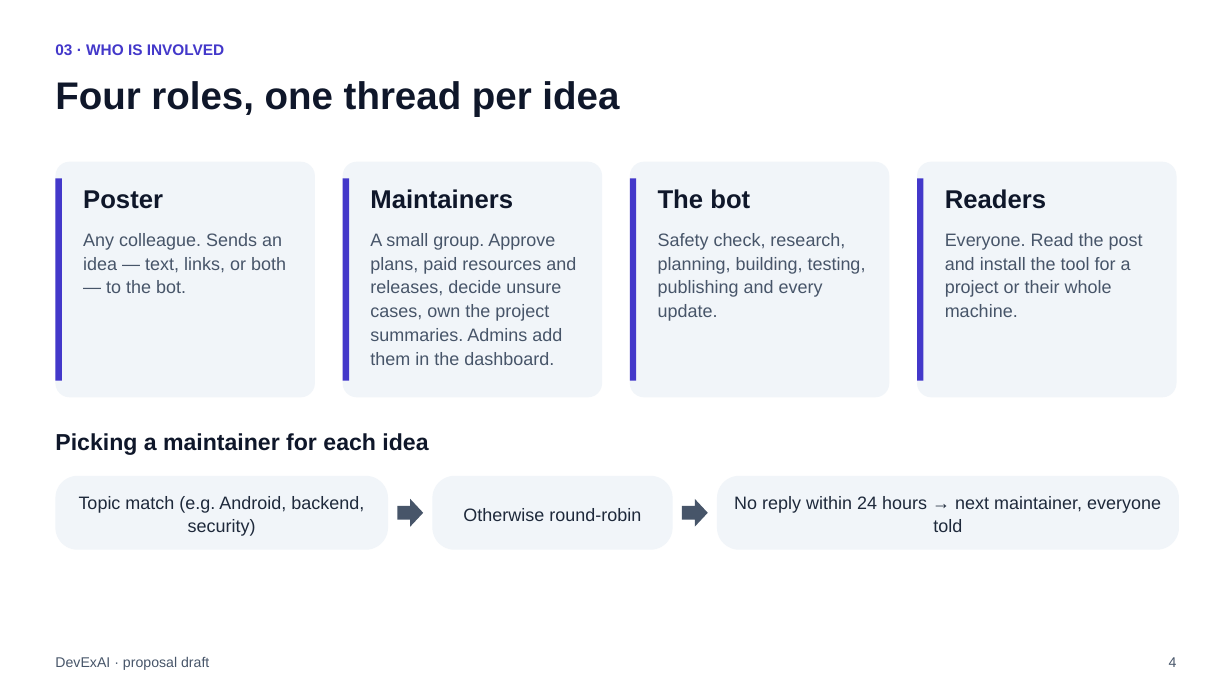
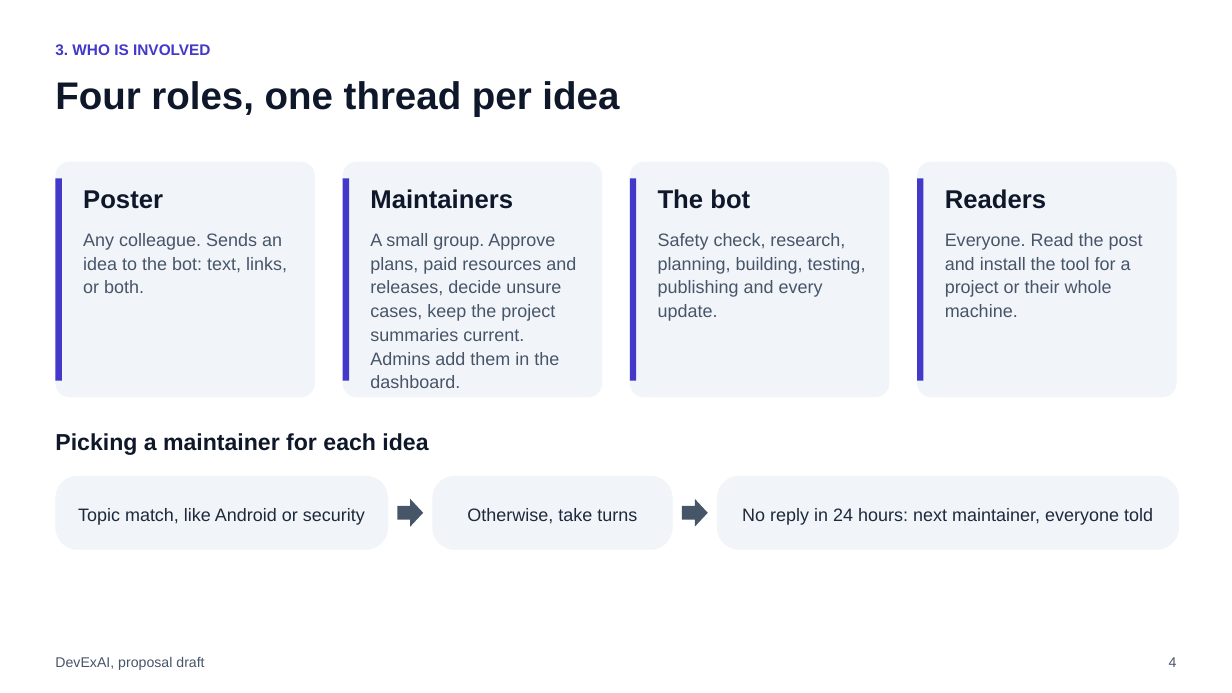
Before and after one commit to raghavsatyadev/DevExAI, a slide deck: slide 4 of DevExAI.pptx. Drawn at 1232x693 pixels with LibreOffice and Linux fonts; fonts in the diff are those of the drawing. Boxes give left, top, right and bottom in pixels: in the first picture for what was removed or moved away, otherwise in the second. Text is boxed around its words. In the diff, an @@ line names an element or a change of style, - is before the commit and + after.

```diff
--- a/DevExAI.pptx
+++ b/DevExAI.pptx
@@ text at box(55, 44, 210, 55): text changed @@
-03 · WHO IS INVOLVED
+3. WHO IS INVOLVED
@@ text at box(83, 233, 287, 293): text changed @@
-Any colleague. Sends an idea — text, links, or both — to the bot.
+Any colleague. Sends an idea to the bot: text, links, or both.
@@ text at box(370, 233, 576, 388): text changed @@
-A small group. Approve plans, paid resources and releases, decide unsure cases, own the project summaries. Admins add them in the dashboard.
+A small group. Approve plans, paid resources and releases, decide unsure cases, keep the project summaries current. Admins add them in the dashboard.
@@ text at box(78, 508, 365, 525): text changed @@
-Topic match (e.g. Android, backend, security)
+Topic match, like Android or security
@@ text at box(467, 508, 637, 524): text changed @@
-Otherwise round-robin
+Otherwise, take turns
@@ text at box(742, 508, 1153, 525): text changed @@
-No reply within 24 hours → next maintainer, everyone told
+No reply in 24 hours: next maintainer, everyone told
@@ text at box(55, 656, 204, 670): text changed @@
-DevExAI · proposal draft
+DevExAI, proposal draft
```
Also in this commit, not shown: 18 other slides changed, 3 other files.
